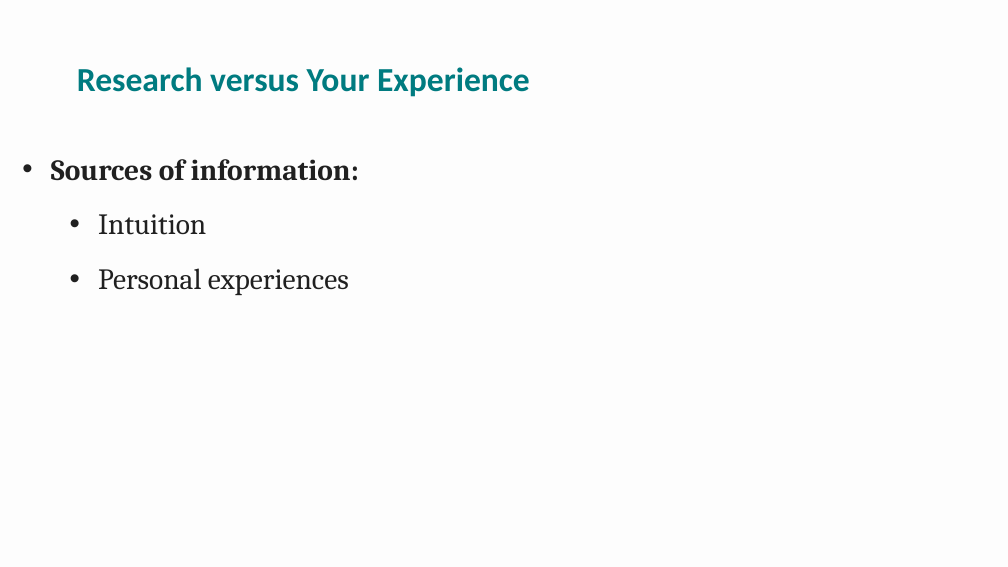
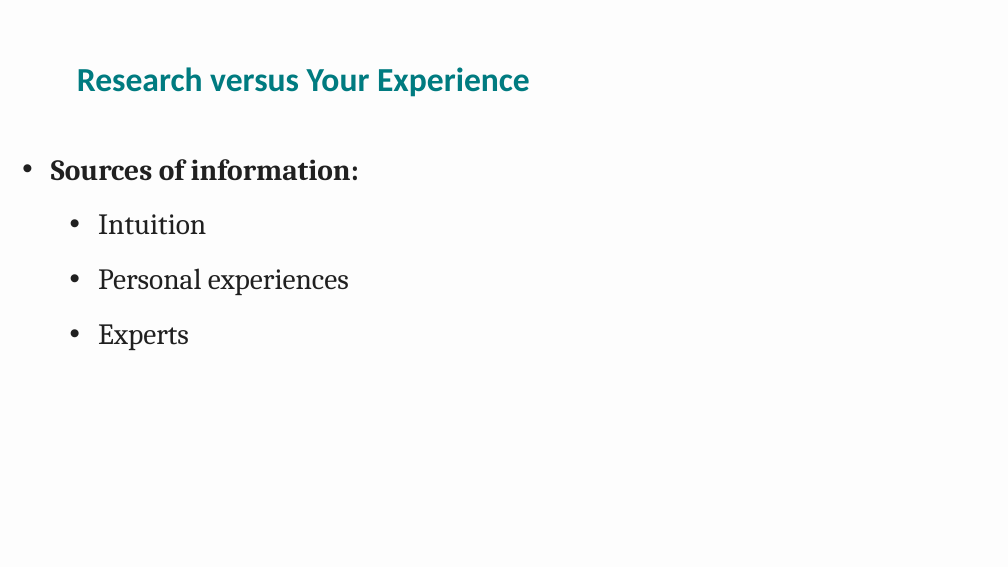
Before and after one commit to npm27/Teaching-Materials, a slide deck: slide 2 of Research Methods/Spring 26/Slides/2 Chapter 2.pptx (slide 3 before the commit). Drawn at 1008x567 pixels with LibreOffice and Linux fonts; fonts in the diff are those of the drawing. Boxes give left, top, right and bottom in pixels: in the first picture for what was removed or moved away, otherwise in the second. Text is boxed around its words. In the diff, an @@ line names an element or a change of style, - is before the commit and + after.

```diff
--- a/Research Methods/Spring 26/Slides/2 Chapter 2.pptx
+++ b/Research Methods/Spring 26/Slides/2 Chapter 2.pptx
@@ text at (x1=98, y1=324, x2=189, y2=350): paragraph added @@
+  • Experts
```
Also in this commit, not shown: 7 other slides changed, 4 slides removed.
